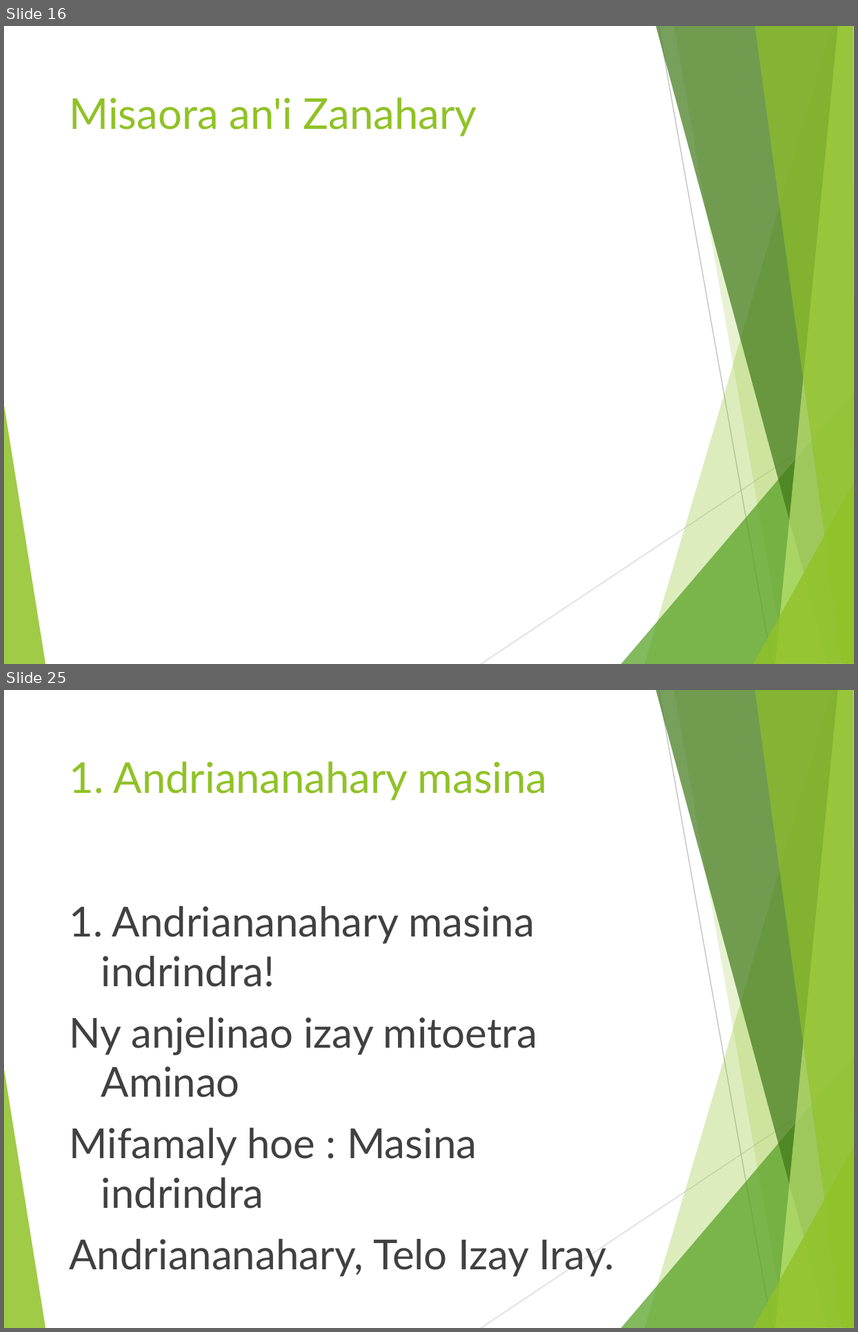
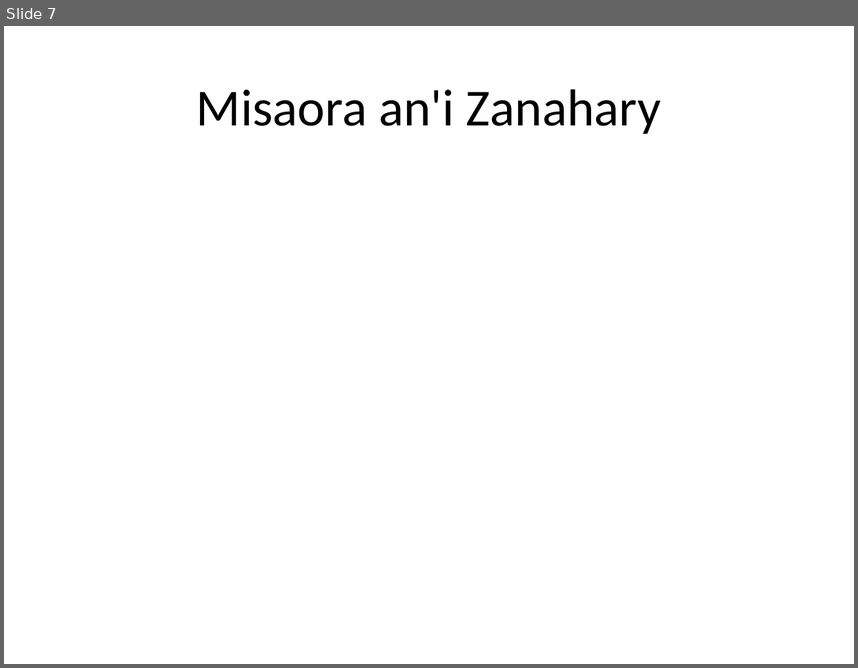
Before and after one commit to jojoX94/Powerpoint-cli--Python, a slide deck: chants.pptx. Shown one above the other, each under a label of ours: slides 16 and 25 before the commit, slide 7 after it; the slides between them are not shown. The pictures are 858x1332 and 858x668 pixels, drawn with LibreOffice and Linux fonts; fonts in the diff are those of the drawing; background and template pictures are left out. Boxes give left, top, right and bottom in pixels: in the first picture for what was removed or moved away, otherwise in the second. Text is boxed around its words. In the diff, an @@ line names an element or a change of style, - is before the commit and + after.

```diff
--- a/chants.pptx
+++ b/chants.pptx
@@ slide 25 removed at box(4, 690, 854, 1328), background #FFFFFF; not listed: 10 template elements that a slide beside it also shows @@
@@ title removed at box(69, 761, 548, 800) @@
-1. Andriananahary masina
@@ text removed at box(69, 906, 615, 1276) @@
-1. Andriananahary masina indrindra!
-Ny anjelinao izay mitoetra Aminao
-Mifamaly hoe : Masina indrindra
-Andriananahary, Telo Izay Iray.
@@ what was slide 16 is now slide 7 @@
@@ slide 7 changed as well @@
@@ title "Misaora an'i Zanahary": place and size @@
-title "Misaora an'i Zanahary" at box(69, 97, 477, 136)
+title "Misaora an'i Zanahary" at box(197, 89, 662, 134)
@@ title "Misaora an'i Zanahary" at box(197, 89, 662, 134): size 36 to 44 pt, font Lato to Calibri, text colour #90C226 to #000000; alignment left to centre; vertical alignment top to middle @@
@@ group removed at box(4, 26, 854, 664): 8 freeform shapes, 2 lines @@
```
Also in this commit, not shown: 13 other slides changed, 22 other slides removed, 2 other files.
